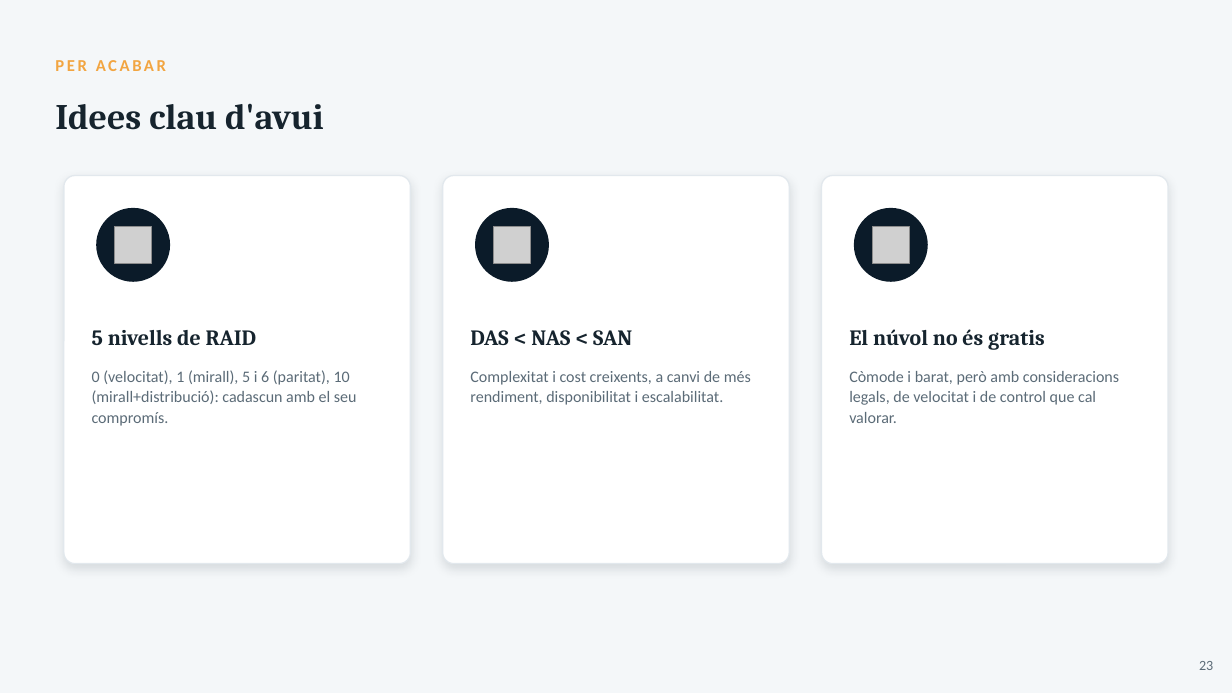
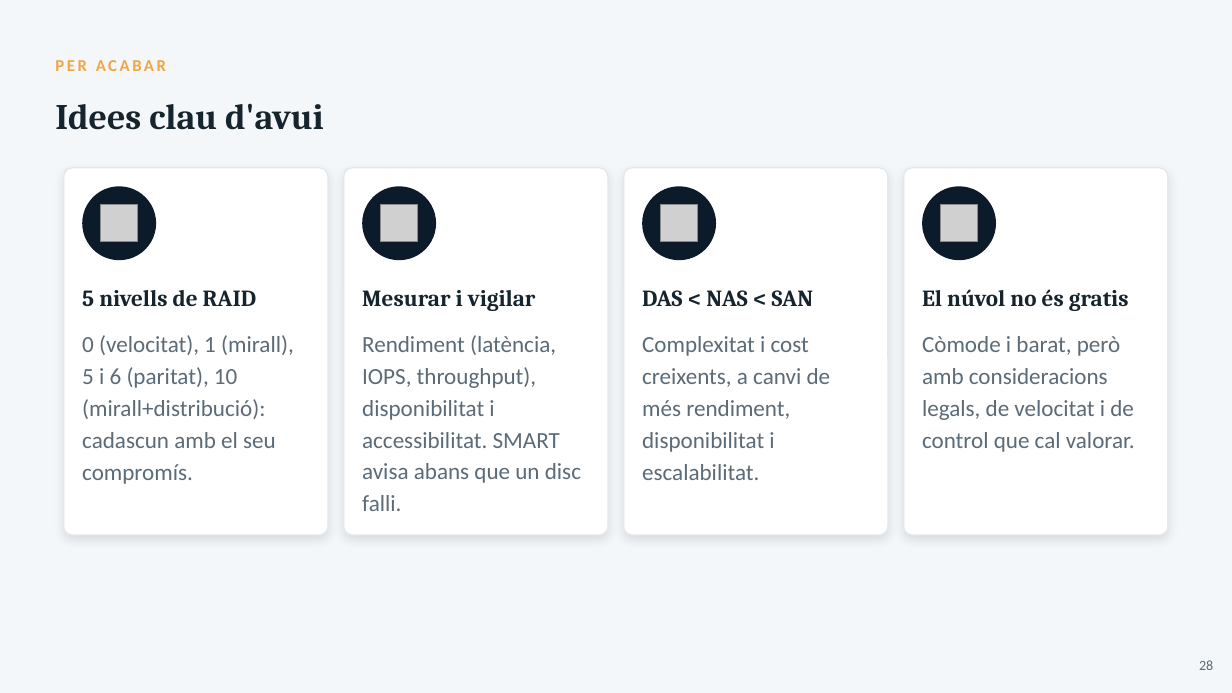
Before and after one commit to joansanchezescudero/SMX_0226_Seguretat_Informatica, a slide deck: slide 28 of RA2 - Emmagatzematge i copies de seguretat/AA2 - Sistemes demmagatzematge/RA2_AA2_Sistemes_emmagatzematge.pptx (slide 23 before the commit). Drawn at 1232x693 pixels with LibreOffice and Linux fonts; fonts in the diff are those of the drawing; grey boxes stand for pictures. Boxes give left, top, right and bottom in pixels: in the first picture for what was removed or moved away, otherwise in the second. Text is boxed around its words. In the diff, an @@ line names an element or a change of style, - is before the commit and + after.

```diff
--- a/RA2 - Emmagatzematge i copies de seguretat/AA2 - Sistemes demmagatzematge/RA2_AA2_Sistemes_emmagatzematge.pptx
+++ b/RA2 - Emmagatzematge i copies de seguretat/AA2 - Sistemes demmagatzematge/RA2_AA2_Sistemes_emmagatzematge.pptx
@@ rounded rectangle resized from (x1=64, y1=176, x2=410, y2=564) to (x1=64, y1=168, x2=328, y2=535) @@
@@ rounded rectangle added at (x1=344, y1=168, x2=608, y2=535), fill #FFFFFF, outline #E2E8ED 1 pt @@
@@ rounded rectangle resized from (x1=443, y1=176, x2=789, y2=564) to (x1=624, y1=168, x2=888, y2=535) @@
@@ rounded rectangle resized from (x1=822, y1=176, x2=1168, y2=564) to (x1=904, y1=168, x2=1168, y2=535) @@
@@ ellipse moved from (x1=96, y1=208, x2=170, y2=282) to (x1=82, y1=187, x2=156, y2=261) @@
@@ picture moved from (x1=115, y1=226, x2=152, y2=263) to (x1=101, y1=205, x2=138, y2=242) @@
@@ ellipse added at (x1=362, y1=187, x2=436, y2=261), fill #0B1B29 @@
@@ picture added at (x1=381, y1=205, x2=418, y2=242) @@
@@ ellipse moved from (x1=475, y1=208, x2=549, y2=282) to (x1=642, y1=187, x2=716, y2=261) @@
@@ picture moved from (x1=494, y1=226, x2=531, y2=263) to (x1=661, y1=205, x2=698, y2=242) @@
@@ ellipse moved from (x1=854, y1=208, x2=928, y2=282) to (x1=922, y1=187, x2=996, y2=261) @@
@@ picture moved from (x1=872, y1=226, x2=909, y2=263) to (x1=941, y1=205, x2=978, y2=242) @@
@@ text "5 nivells de RAID" moved from (x1=92, y1=330, x2=257, y2=345) to (x1=82, y1=290, x2=256, y2=306) @@
@@ text added at (x1=362, y1=290, x2=536, y2=311), 18 pt, text #16242E, bold @@
+Mesurar i vigilar
@@ size 17 to 18 pt in 3 elements at (x1=82, y1=290, x2=256, y2=306), (x1=922, y1=289, x2=1129, y2=311), (x1=642, y1=290, x2=814, y2=306) @@
@@ text "DAS < NAS < SAN" moved from (x1=470, y1=330, x2=632, y2=345) to (x1=642, y1=290, x2=814, y2=306) @@
@@ text "El núvol no és gratis" moved from (x1=849, y1=329, x2=1045, y2=350) to (x1=922, y1=289, x2=1129, y2=311) @@
@@ text "0 (velocitat), 1 (mirall), 5 ..." moved from (x1=92, y1=370, x2=357, y2=426) to (x1=82, y1=335, x2=294, y2=484) @@
@@ size 12.5 to 18 pt; line spacing 16pt to 24.9pt in 3 elements at (x1=82, y1=335, x2=294, y2=484), (x1=922, y1=336, x2=1135, y2=452), (x1=642, y1=336, x2=831, y2=480) @@
@@ text "Complexitat i cost creixents, a ..." moved from (x1=470, y1=371, x2=751, y2=405) to (x1=642, y1=336, x2=831, y2=480) @@
@@ text "Còmode i barat, però amb ..." moved from (x1=849, y1=371, x2=1119, y2=423) to (x1=922, y1=336, x2=1135, y2=452) @@
@@ text added at (x1=362, y1=335, x2=581, y2=511), 18 pt, text #5B6B77 @@
+Rendiment (latència, IOPS, throughput), disponibilitat i accessibilitat. SMART avisa abans que un disc falli.
@@ text at (x1=1199, y1=660, x2=1213, y2=670): text changed @@
-23
+28
```
Also in this commit, not shown: 23 other slides changed, 5 slides added, 22 other files.
